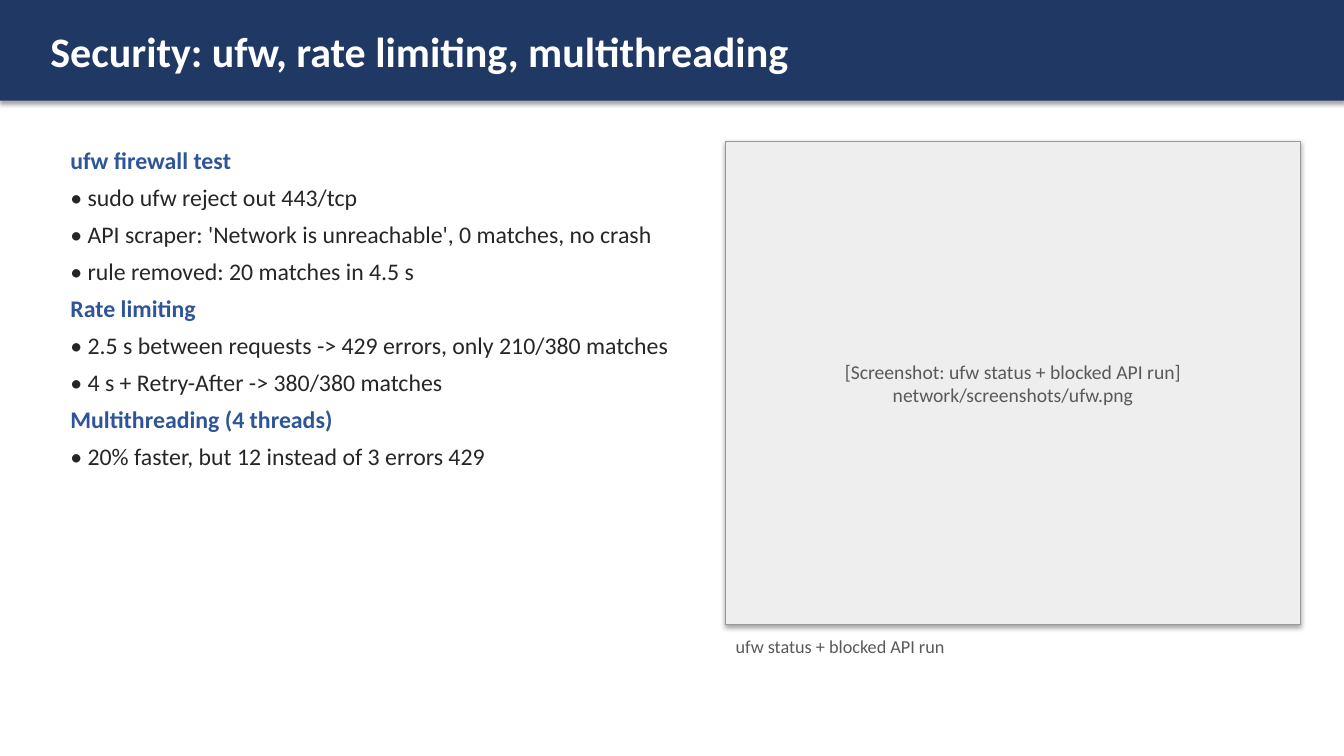
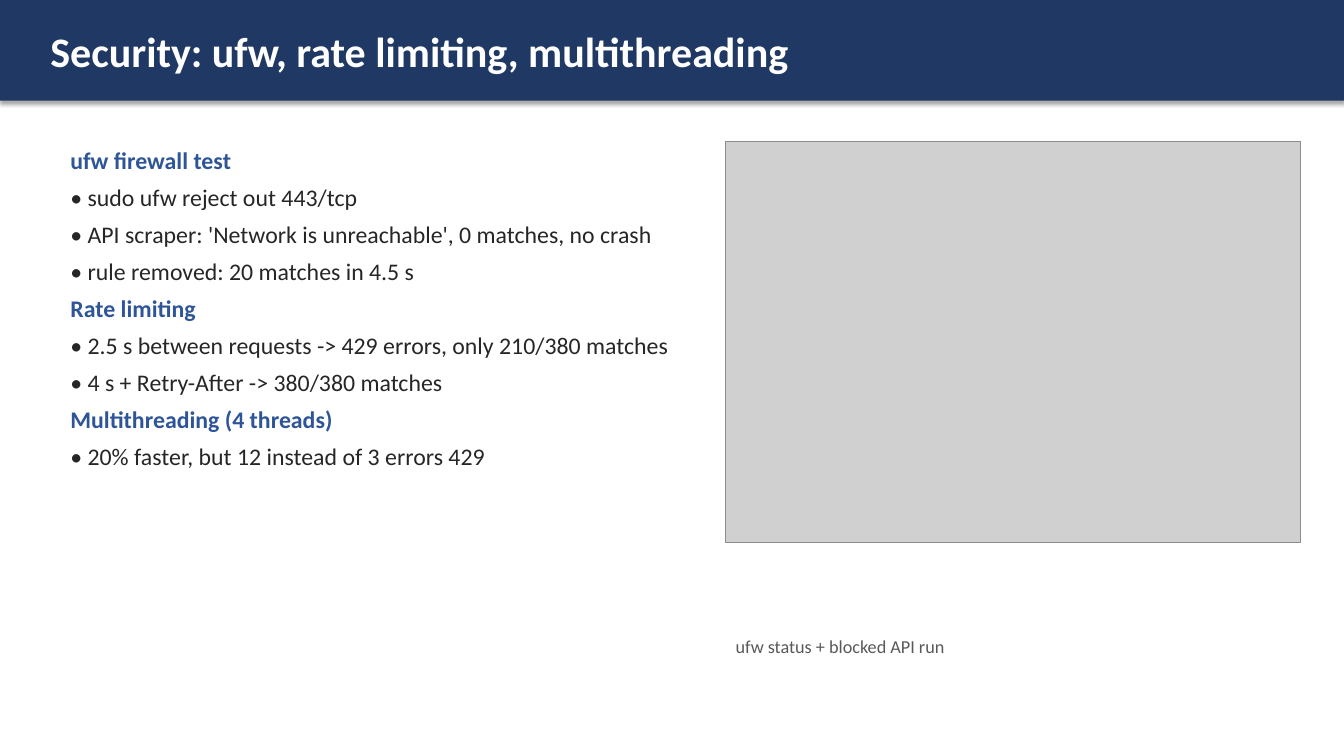
Before and after one commit to janaamir798/sports-scraping-analysis, a slide deck: slide 8 of report/presentation.pptx. Drawn at 1344x756 pixels with LibreOffice and Linux fonts; fonts in the diff are those of the drawing; grey boxes stand for pictures. Boxes give left, top, right and bottom in pixels: in the first picture for what was removed or moved away, otherwise in the second. Text is boxed around its words. In the diff, an @@ line names an element or a change of style, - is before the commit and + after.

```diff
--- a/report/presentation.pptx
+++ b/report/presentation.pptx
@@ rectangle removed at box(726, 141, 1301, 625) @@
-[Screenshot: ufw status + blocked API run]
-network/screenshots/ufw.png
@@ picture added at box(726, 141, 1301, 543) @@
```
Also in this commit, not shown: 1 other slide changed, 16 other files.
